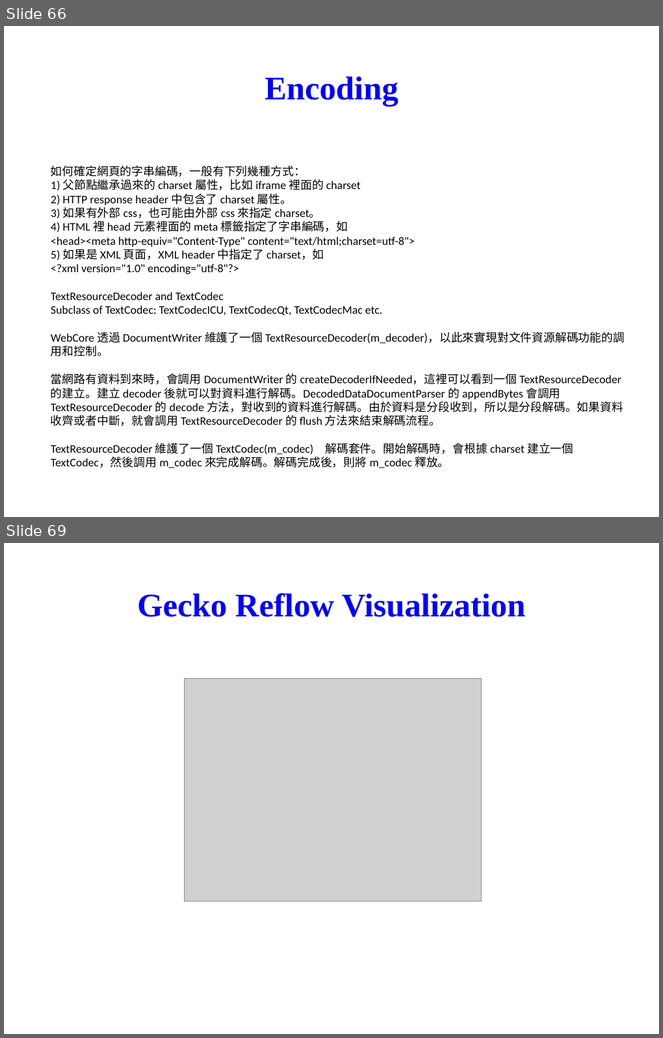
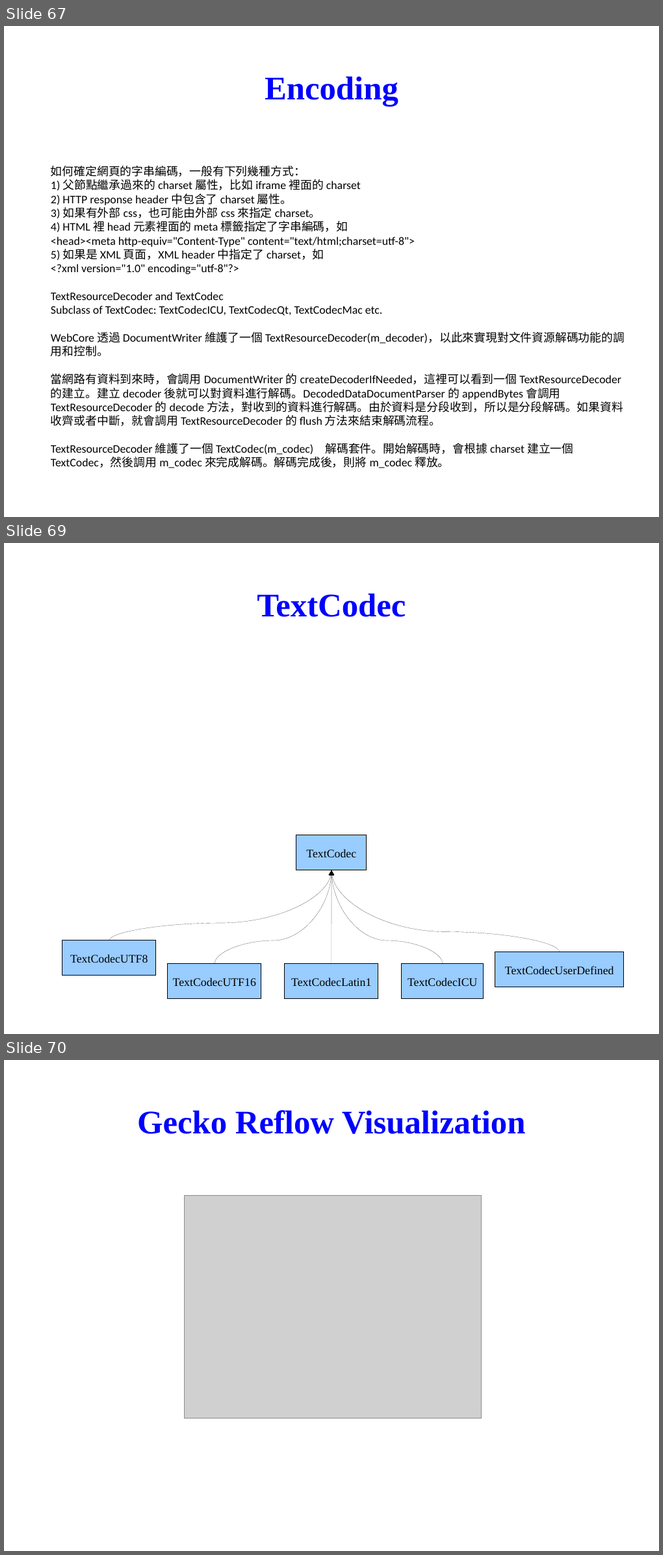
Before and after one commit to tsaicw/browser_research, a slide deck: WebKit/WebKit.odp. Shown one above the other, each under a label of ours: slides 66 and 69 before the commit, slides 67, 69 and 70 after it; the slides between them are not shown. The pictures are 663x1038 and 663x1555 pixels, drawn with LibreOffice and Linux fonts; fonts in the diff are those of the drawing; grey boxes stand for pictures; background and template pictures are left out. Boxes give left, top, right and bottom in pixels: in the first picture for what was removed or moved away, otherwise in the second. Text is boxed around its words. In the diff, an @@ line names an element or a change of style, - is before the commit and + after.

Commit message:
[WebKit]   Create the "HTMLElementFactory & HTMLNames" page.   Modify the TextResourceDecoder and TextCodec pages.

```diff
--- a/WebKit/WebKit.odp
+++ b/WebKit/WebKit.odp
@@ slide 69 added at (4, 543, 659, 1034), background picture (left out) @@
@@ title added at (257, 593, 406, 617), 40 pt, text #0000FF, bold @@
+TextCodec
@@ rectangle added at (296, 835, 367, 871), fill #99CCFF, outline #000000 0 pt, 14 pt, text #000000 @@
+TextCodec
@@ curved arrow added from (109, 941) to (332, 871), #000000 0 pt @@
@@ curved arrow added from (215, 965) to (332, 871), #000000 0 pt @@
@@ curved arrow added from (560, 953) to (332, 871), #000000 0 pt @@
@@ curved arrow added from (332, 965) to (332, 871), #000000 0 pt @@
@@ curved arrow added from (443, 965) to (332, 871), #000000 0 pt @@
@@ rectangle added at (62, 941, 155, 976), fill #99CCFF, outline #000000 0 pt, 14 pt, text #000000 @@
+TextCodecUTF8
@@ rectangle added at (168, 965, 261, 999), fill #99CCFF, outline #000000 0 pt, 14 pt, text #000000 @@
+TextCodecUTF16
@@ rectangle added at (285, 965, 378, 999), fill #99CCFF, outline #000000 0 pt, 14 pt, text #000000 @@
+TextCodecLatin1
@@ rectangle added at (402, 965, 484, 999), fill #99CCFF, outline #000000 0 pt, 14 pt, text #000000 @@
+TextCodecICU
@@ rectangle added at (495, 953, 625, 988), fill #99CCFF, outline #000000 0 pt, 14 pt, text #000000 @@
+TextCodecUserDefined
@@ what was slide 66 is now slide 67 @@
@@ what was slide 69 is now slide 70 @@
```
Also in this commit, not shown: 4 slides changed, 2 other slides added, 2 slides removed.
